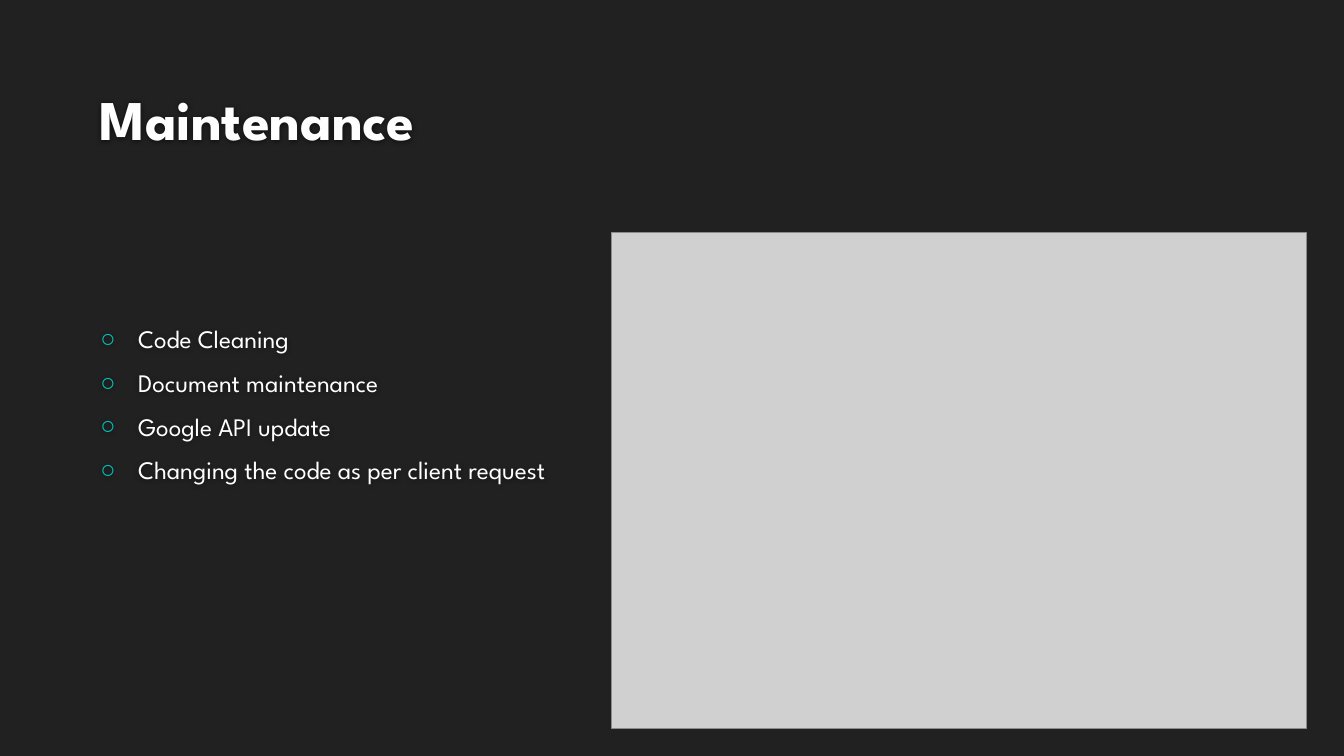
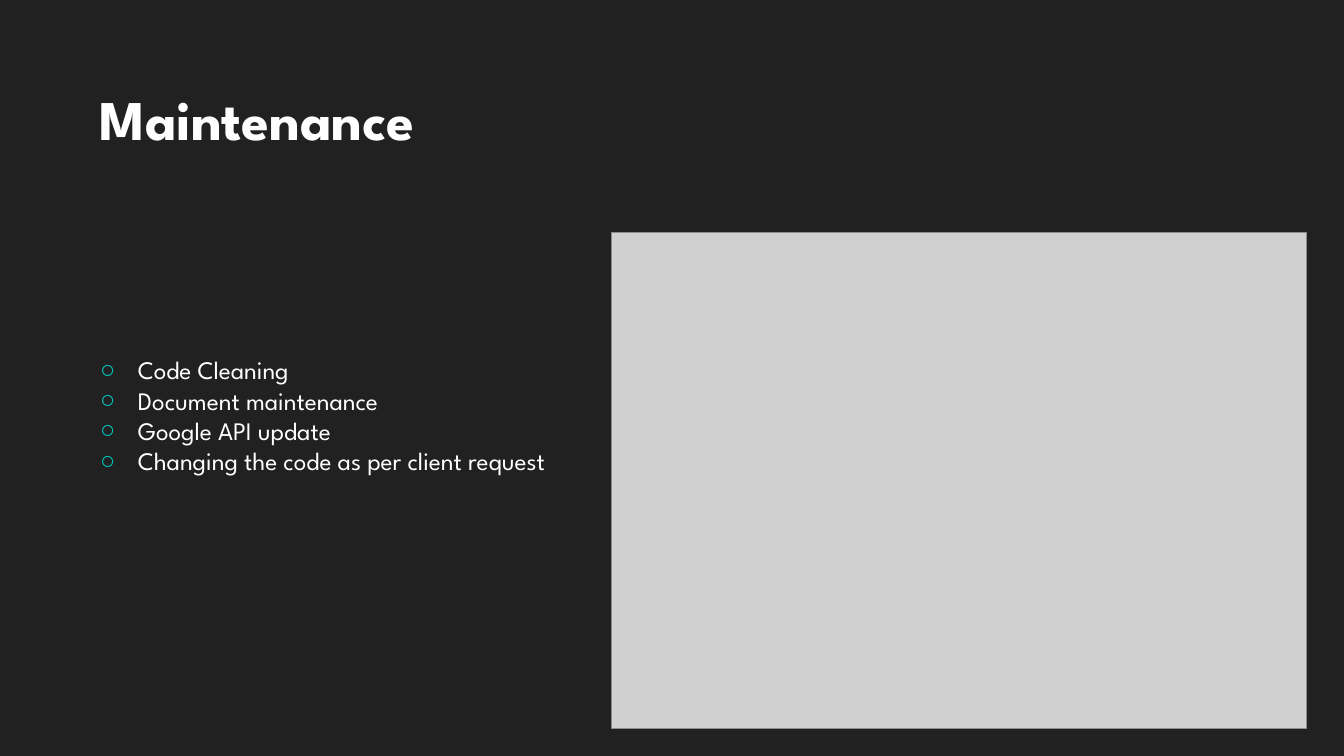
Before and after one commit to HalfMomentum/Belleza, a slide deck: slide 19 of Documentation/BELLZA WEBAPP.pptx. Drawn at 1344x756 pixels with LibreOffice and Linux fonts; fonts in the diff are those of the drawing; grey boxes stand for pictures; background and template pictures are left out. Boxes give left, top, right and bottom in pixels: in the first picture for what was removed or moved away, otherwise in the second. Text is boxed around its words. In the diff, an @@ line names an element or a change of style, - is before the commit and + after.

```diff
--- a/Documentation/BELLZA WEBAPP.pptx
+++ b/Documentation/BELLZA WEBAPP.pptx
@@ text "Code Cleaning" at bbox=[138, 361, 545, 476]: indent changed; less space between paragraphs @@
```
Also in this commit, not shown: 12 other slides changed, 24 other files.
